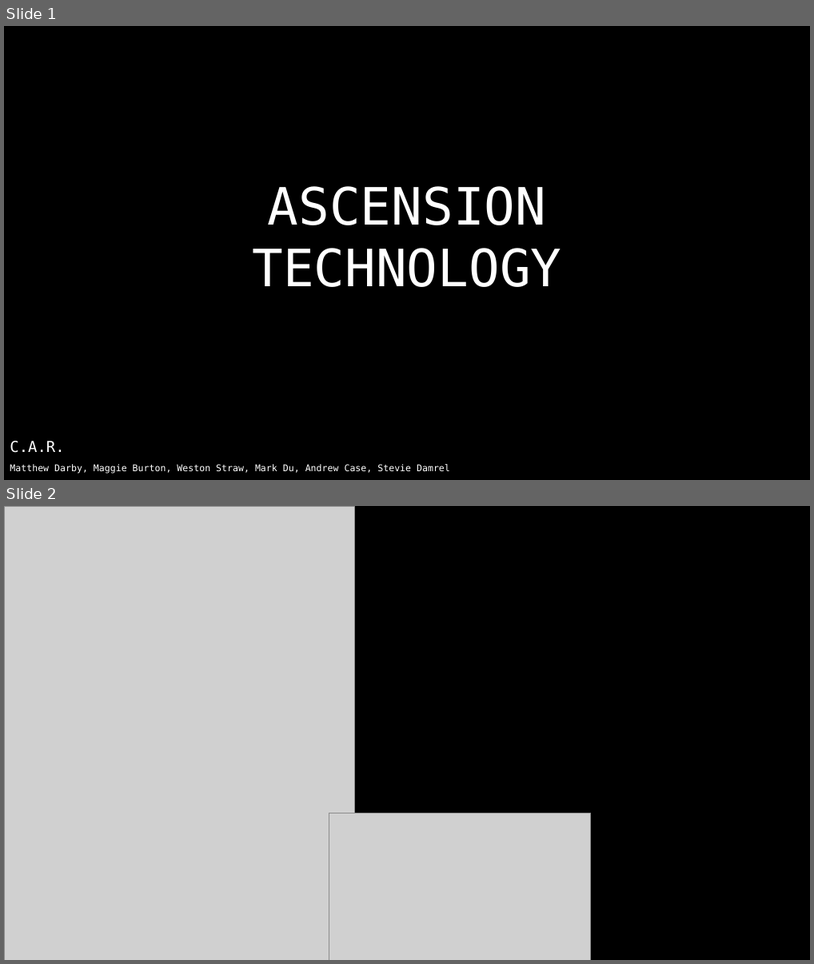
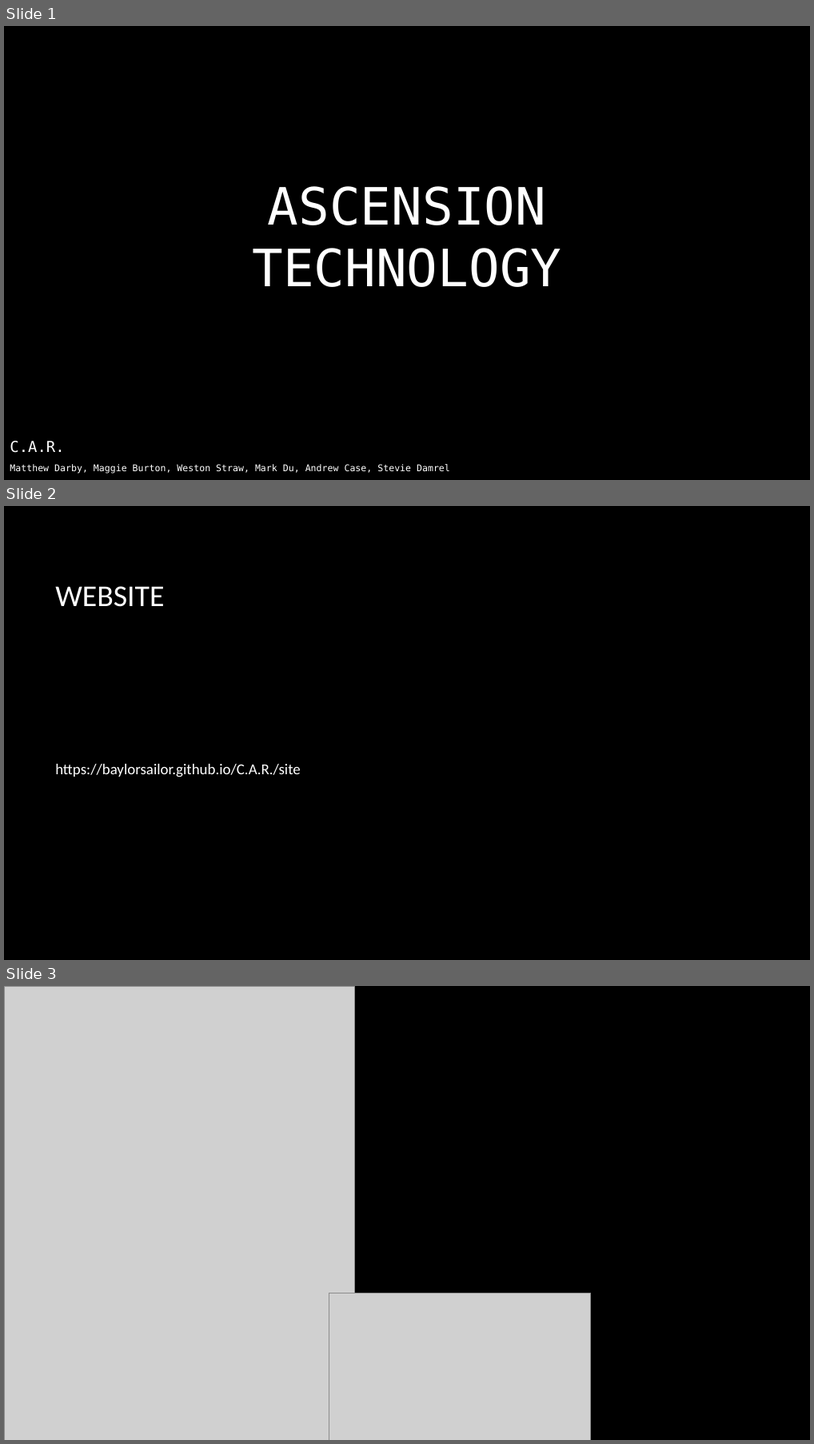
Before and after one commit to baylorSailor/C.A.R., a slide deck: Iteration-1/Iteration Presentation.pptx. Shown one above the other, each under a label of ours: slides 1 and 2 before the commit, slides 1, 2 and 3 after it. The pictures are 814x964 and 814x1444 pixels, drawn with LibreOffice and Linux fonts; fonts in the diff are those of the drawing; grey boxes stand for pictures; background and template pictures are left out. Boxes give left, top, right and bottom in pixels: in the first picture for what was removed or moved away, otherwise in the second. Text is boxed around its words. In the diff, an @@ line names an element or a change of style, - is before the commit and + after.

Commit message:
Final changes to powerpoint.

```diff
--- a/Iteration-1/Iteration Presentation.pptx
+++ b/Iteration-1/Iteration Presentation.pptx
@@ slide 2 added at (4,506,810,960), background picture (left out) @@
@@ title added at (55,586,164,607), 36 pt, text #FFFFFF @@
+WEBSITE
@@ text added at (55,764,301,777), 18 pt, text #FFFFFF @@
+https://baylorsailor.github.io/C.A.R./site
@@ what was slide 2 is now slide 3 @@
```
Also in this commit, not shown: 1 other slide added, 1 slide removed, 1 other file.
